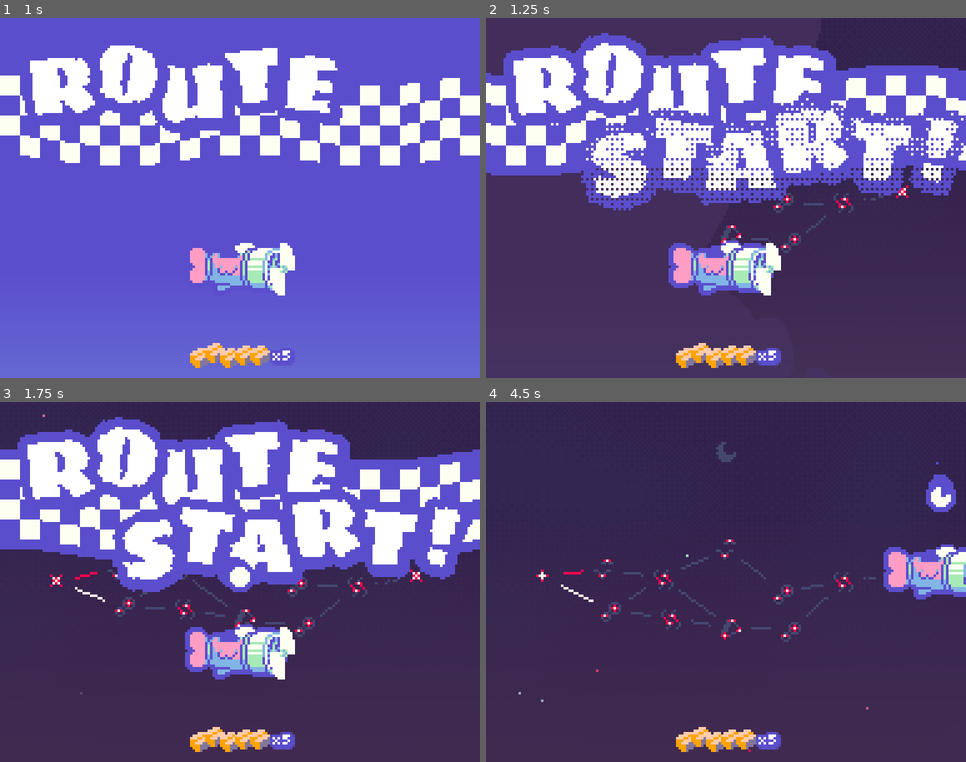
Above: before the commit, frames 1-4 (two rows, left to right).
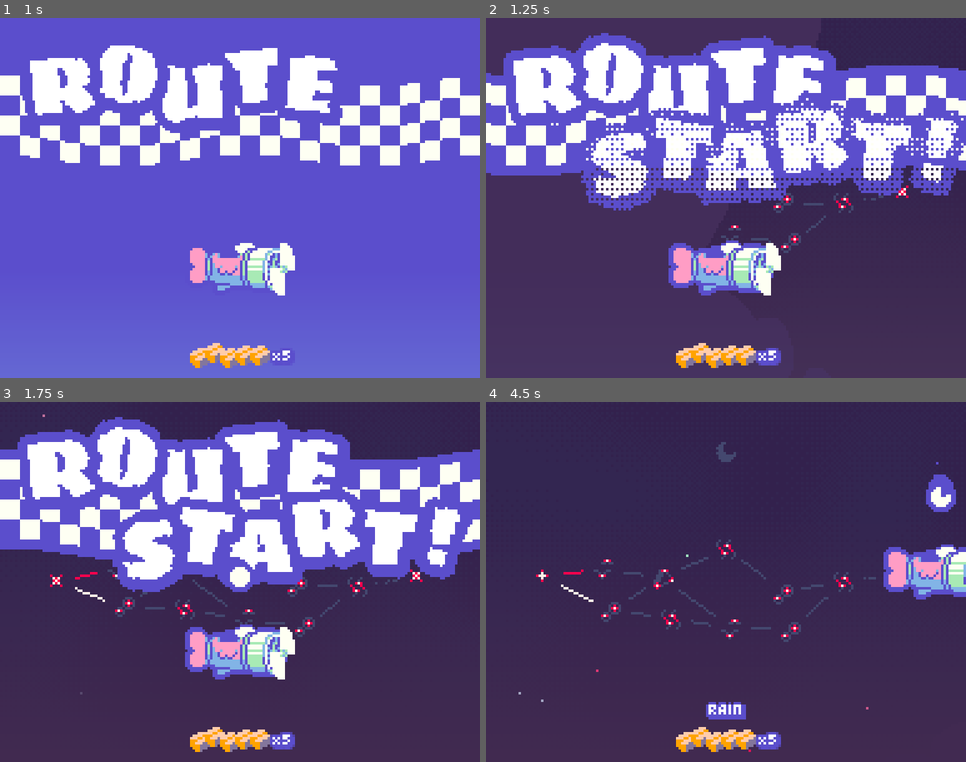
Above: after the commit, the same moments.

Repository: webcatzz/bjay
Game: Godot game, scene res://scenes/ui/title/title.tscn
Same seed, same stepped clock (60 frames per second), same inputs: the game is played once before the commit and once after it. Sound files missing from this copy of the repository are replaced by a short silence.
Inputs (mouse positions are in pixels of both pictures, inside the frame that each line leads up to):
- Up to frame 1 (1 s): click "Play" at 0.5 s
- Up to frame 2 (1.25 s): no input
- Up to frame 3 (1.75 s): tap Enter at 1.25 s; move the mouse to (345, 564) at 1.27 s; hold Right (move_right) from 1.28 s (still down); hold Z (dash) from 1.28 s (still down); click (345, 564) at 1.42 s
- Up to frame 4 (4.5 s): move the mouse to (630, 600) at 2.02 s; release Right (move_right) at 2.03 s; release Z (dash) at 2.03 s; hold Down (move_down) 2.03-2.78 s; tap Z (dash) at 2.1, 3.6 s; move the mouse to (774, 502) at 2.77 s; hold Right (move_right) 2.78-3.53 s; hold Z (dash) 2.78-3.53 s; move the mouse to (702, 654) at 3.52 s; hold Up (move_up) 3.53-4.28 s; click (702, 654) at 3.67 s; move the mouse to (870, 636) at 4.27 s; hold Left (move_left) from 4.28 s (still down); hold Z (dash) from 4.28 s (still down)

Frame 1 is identical in both runs. In frame 2, 0.1% of the frame differs, in the area x 48-54%, y 57-63%; in frame 3, 0.1%; in frame 4, 0.7%, in the area x 34-55%, y 38-89%.

Commit message:
rest stop

Diff:
--- /dev/null
+++ b/resources/place_type/rest.tres
@@ -0,0 +1,16 @@
+[gd_resource type="Resource" script_class="PlaceType" load_steps=5 format=3 uid="uid://cytn5y4kkohmb"]
+
+[ext_resource type="Texture2D" uid="uid://dd4oljy8xd4fm" path="res://assets/map_icons.png" id="1_5wdio"]
+[ext_resource type="PackedScene" uid="uid://i6o2r6r1iyi3" path="res://scenes/route/phases/rest/rest.tscn" id="2_5wdio"]
+[ext_resource type="Script" uid="uid://hetqo4unus61" path="res://resources/place_type/place_type.gd" id="3_j2vhp"]
+
+[sub_resource type="AtlasTexture" id="AtlasTexture_exnwf"]
+atlas = ExtResource("1_5wdio")
+region = Rect2(56, 0, 8, 8)
+
+[resource]
+script = ExtResource("3_j2vhp")
+name = "rest"
+icon = SubResource("AtlasTexture_exnwf")
+scene = ExtResource("2_5wdio")
+metadata/_custom_type_script = "uid://hetqo4unus61"
--- a/scenes/game.gd
+++ b/scenes/game.gd
@@ -4,16 +4,13 @@
 signal health_changed(by: int)
 signal place_changed
 
-const MAX_HEALTH: int = 1
-
 var inventory: Array[Item]
-var health: int = MAX_HEALTH : set = _set_health
+var max_health: int = 10
+var health: int = max_health : set = _set_health
 var place: Place : set = _set_place
 
-var delivered_items: Array[Item]
+var delivered_items: Dictionary[Place, Array]
 var data: Dictionary[String, Variant]
-
-@onready var music: AudioStreamPlayer = $Music
 
 
 # inventory
@@ -23,9 +20,14 @@
 	inventory_changed.emit()
 
 
-func remove_item(idx: int) -> void:
-	inventory.remove_at(idx)
+func remove_item(item: Item) -> void:
+	inventory.erase(item)
 	inventory_changed.emit()
+
+
+func deliver_item(item: Item) -> void:
+	delivered_items.get_or_add(item.destination, []).append(item)
+	remove_item(item)
 
 
 # health
@@ -41,15 +43,9 @@
 func _set_place(value: Place) -> void:
 	place = value
 	place_changed.emit()
-	if place == Map.destination:
-		get_tree().change_scene_to_file("res://scenes/ui/route_end/route_end.tscn")
-
-
-# music
-
-func play_music(stream: AudioStream) -> void:
-	music.stream = stream
-	music.play()
+	for item: Item in inventory:
+		if item.destination == place:
+			deliver_item(item)
 
 
 # pause
--- a/scenes/game.tscn
+++ b/scenes/game.tscn
@@ -33,5 +33,3 @@
 grow_vertical = 2
 theme_override_fonts/font = ExtResource("2_yqjtg")
 text = "(paused...)"
-
-[node name="Music" type="AudioStreamPlayer" parent="."]
--- a/scenes/map.gd
+++ b/scenes/map.gd
@@ -6,6 +6,7 @@
 	bird = 0.75,
 	glass = 0.75,
 	lightning = 0.25,
+	rest = 0.25,
 }
 
 var origin := Place.new()
--- a/scenes/route/parts/player.gd
+++ b/scenes/route/parts/player.gd
@@ -1,8 +1,6 @@
 extends CharacterBody2D
 
 enum State {MOVE, DASH_WINDUP, DASH, DEATH}
-
-const MAX_HEAT: float = 5.0
 
 var input: Vector2
 var direction: Vector2
@@ -91,9 +89,8 @@
 
 
 func parachute_item() -> void:
-	var idx: int = randi_range(0, Game.inventory.size() - 1)
-	var item: Item = Game.inventory[idx]
-	Game.remove_item(idx)
+	var item: Item = Game.inventory[randi_range(0, Game.inventory.size() - 1)]
+	Game.remove_item(item)
 
 	await get_tree().process_frame
 	var node := preload("res://scenes/route/parts/item_parachute.tscn").instantiate()
@@ -133,7 +130,7 @@
 
 
 func _on_health_changed(by: int) -> void:
-	var ratio: float = 1.0 - float(Game.health) / Game.MAX_HEALTH
+	var ratio: float = 1.0 - float(Game.health) / Game.max_health
 	$LowHealthParticles.amount_ratio = ratio
 	$LowHealthParticles.modulate.a = ratio
 
--- a/scenes/route/phases/phase.gd
+++ b/scenes/route/phases/phase.gd
@@ -2,6 +2,7 @@
 extends Node
 
 @export_color_no_alpha var wipe_color: Color = Palette.WHITE
+@export var hide_player: bool
 
 @onready var route: Route = get_tree().current_scene
 
--- /dev/null
+++ b/scenes/route/phases/rest/rest.gd
@@ -0,0 +1,7 @@
+extends Phase
+
+
+func _ready() -> void:
+	var repair: int = randi_range(2, 4)
+	Game.health += repair
+	$VBoxContainer/RepairAmount.text = "+%d hp" % repair
--- /dev/null
+++ b/scenes/route/phases/rest/rest.tscn
@@ -0,0 +1,70 @@
+[gd_scene load_steps=4 format=3 uid="uid://i6o2r6r1iyi3"]
+
+[ext_resource type="Script" uid="uid://biud4jdwudrk3" path="res://scenes/route/phases/rest/rest.gd" id="1_1wvij"]
+[ext_resource type="FontVariation" uid="uid://bncotpivm8rm0" path="res://assets/fonts/beetle.tres" id="2_6sn4l"]
+[ext_resource type="FontVariation" uid="uid://2dxcelrj36ss" path="res://assets/fonts/dandelion.tres" id="3_1wvij"]
+
+[node name="Rest" type="Node"]
+script = ExtResource("1_1wvij")
+wipe_color = Color(0, 0, 0, 1)
+hide_player = true
+metadata/_custom_type_script = "uid://cya5l21i60qn2"
+
+[node name="Background" type="ColorRect" parent="."]
+anchors_preset = 15
+anchor_right = 1.0
+anchor_bottom = 1.0
+grow_horizontal = 2
+grow_vertical = 2
+color = Color(0, 0, 0, 1)
+
+[node name="VBoxContainer" type="VBoxContainer" parent="."]
+anchors_preset = 8
+anchor_left = 0.5
+anchor_top = 0.5
+anchor_right = 0.5
+anchor_bottom = 0.5
+offset_left = -21.0
+offset_top = -3.0
+offset_right = 21.0
+offset_bottom = 3.0
+grow_horizontal = 2
+grow_vertical = 2
+theme_override_constants/separation = 2
+alignment = 1
+
+[node name="Label" type="Label" parent="VBoxContainer"]
+layout_mode = 2
+theme_override_fonts/font = ExtResource("2_6sn4l")
+text = "came upon a"
+horizontal_alignment = 1
+
+[node name="Title" type="Label" parent="VBoxContainer"]
+layout_mode = 2
+theme_override_fonts/font = ExtResource("3_1wvij")
+text = "rest stop"
+horizontal_alignment = 1
+
+[node name="Spacer" type="Control" parent="VBoxContainer"]
+custom_minimum_size = Vector2(0, 8)
+layout_mode = 2
+
+[node name="RepairLabel" type="Label" parent="VBoxContainer"]
+layout_mode = 2
+theme_override_fonts/font = ExtResource("2_6sn4l")
+text = "repaired your plane"
+horizontal_alignment = 1
+
+[node name="RepairAmount" type="Label" parent="VBoxContainer"]
+layout_mode = 2
+theme_override_colors/font_color = Color(0.658824, 0.917647, 0.709804, 1)
+theme_override_fonts/font = ExtResource("2_6sn4l")
+text = "+4 hp"
+horizontal_alignment = 1
+
+[node name="Timer" type="Timer" parent="."]
+wait_time = 4.0
+one_shot = true
+autostart = true
+
+[connection signal="timeout" from="Timer" to="." method="end"]
--- a/scenes/route/route.gd
+++ b/scenes/route/route.gd
@@ -9,6 +9,7 @@
 @export var first_phase: PackedScene = preload("res://scenes/route/phases/night/night_phase.tscn")
 
 var phase: Phase
+var next_phase: Phase
 
 @onready var player: Player = $Player
 @onready var wipe: Wipe = $Wipe
@@ -16,10 +17,11 @@
 
 
 func _ready() -> void:
+	Game.health = Game.max_health
 	Map.generate()
 	for i: int in 5:
 		var item := Item.new()
-		item.type = preload("res://resources/item_type/package.tres")
+		item.type = load("res://resources/item_type/package.tres")
 		item.destination = Map.destination
 		Game.add_item(item)
 
@@ -30,21 +32,28 @@
 
 
 func step(branch: int = 0 if Game.place.next_places.size() == 1 else -1) -> void:
-	await wipe_in()
-	phase.queue_free()
 	if branch == -1:
-		phase = preload("res://scenes/route/phases/night/night_phase.tscn").instantiate()
+		next_phase = preload("res://scenes/route/phases/night/night_phase.tscn").instantiate()
 	else:
 		Game.place = Game.place.next_places[branch]
-		phase = Game.place.type.scene.instantiate()
-	add_child(phase)
+		if Game.place == Map.destination:
+			await wipe_in(false)
+			get_tree().change_scene_to_file("res://scenes/ui/route_end/route_end.tscn")
+			return
+		next_phase = Game.place.type.scene.instantiate()
+	await wipe_in(not phase.hide_player and not next_phase.hide_player)
+	phase.queue_free()
+	add_child(next_phase)
+	phase = next_phase
+	next_phase = null
 	wipe_out()
 
 
 # wipe
 
-func wipe_in() -> void:
-	player.z_index = wipe.z_index
+func wipe_in(raise_player: bool = true) -> void:
+	if raise_player:
+		player.z_index = wipe.z_index
 	wipe.modulate = phase.wipe_color
 	await wipe.wipe_in()
 
--- a/scenes/ui/route_end/route_end.gd
+++ b/scenes/ui/route_end/route_end.gd
@@ -1,16 +1,22 @@
 extends Node
+
+const Stack = preload("res://scenes/route/parts/packages.gd")
 
 
 func _ready() -> void:
-	for item: Item in Game.inventory:
-		if item.destination == Game.place:
-			Game.delivered_items.append(item)
-	Game.inventory.clear()
+	fill_stack($UndeliveredItems, Game.inventory)
+	for place: Place in Game.delivered_items:
+		var stack := Stack.new()
+		stack.size_flags_vertical = Control.SIZE_SHRINK_CENTER
+		stack.spacing.y = -6.0
+		fill_stack(stack, Game.delivered_items[place])
+		$DeliveredItems.add_child(stack)
 
-	var stack: Control = $MailStack
+
+func fill_stack(stack: Stack, array: Array, delay: float = 0.0) -> void:
 	var tween := create_tween()
-	while not Game.delivered_items.is_empty():
-		tween.tween_callback(stack.item_types.append.bind(Game.delivered_items.pop_back().type))
+	for item: Item in array:
+		tween.tween_callback(stack.item_types.append.bind(item.type))
 		tween.tween_callback(stack.queue_redraw)
 		tween.tween_interval(0.1)
 
--- a/scenes/ui/route_end/route_end.tscn
+++ b/scenes/ui/route_end/route_end.tscn
@@ -16,9 +16,22 @@
 anchor_bottom = 1.0
 grow_horizontal = 2
 grow_vertical = 2
-color = Color(0, 0, 0, 1)
+color = Color(0.356863, 0.305882, 0.8, 1)
 
-[node name="MailStack" type="Control" parent="."]
+[node name="Bed" type="ColorRect" parent="."]
+anchors_preset = 8
+anchor_left = 0.5
+anchor_top = 0.5
+anchor_right = 0.5
+anchor_bottom = 0.5
+offset_left = -16.0
+offset_top = 8.0
+offset_right = 16.0
+offset_bottom = 32.0
+grow_horizontal = 2
+grow_vertical = 2
+
+[node name="UndeliveredItems" type="Control" parent="."]
 custom_minimum_size = Vector2(10, 10)
 layout_mode = 3
 anchors_preset = 8
@@ -26,14 +39,22 @@
 anchor_top = 0.5
 anchor_right = 0.5
 anchor_bottom = 0.5
-offset_left = -5.0
-offset_top = -5.0
-offset_right = 5.0
-offset_bottom = 5.0
+offset_left = -43.0
+offset_top = 22.0
+offset_right = -33.0
+offset_bottom = 32.0
 grow_horizontal = 2
 grow_vertical = 2
 script = ExtResource("2_vdxtl")
 spacing = Vector2(0, -6)
+
+[node name="DeliveredItems" type="HBoxContainer" parent="."]
+anchors_preset = -1
+anchor_right = 1.0
+anchor_bottom = 0.5
+grow_horizontal = 2
+grow_vertical = 2
+alignment = 1
 
 [node name="Intro" type="AudioStreamPlayer" parent="."]
 stream = ExtResource("3_vdxtl")
--- a/scenes/ui/title/title.tscn
+++ b/scenes/ui/title/title.tscn
@@ -53,6 +53,45 @@
 layout_mode = 2
 text = "Quit"
 
+[node name="Config" type="PanelContainer" parent="Margins"]
+visible = false
+layout_mode = 2
+
+[node name="Grid" type="GridContainer" parent="Margins/Config"]
+layout_mode = 2
+columns = 2
+
+[node name="VolumeLabel" type="Label" parent="Margins/Config/Grid"]
+layout_mode = 2
+text = "Master volume"
+
+[node name="VolumeSlider" type="HSlider" parent="Margins/Config/Grid"]
+layout_mode = 2
+size_flags_horizontal = 3
+
+[node name="MusicLabel" type="Label" parent="Margins/Config/Grid"]
+layout_mode = 2
+text = "Music volume"
+
+[node name="MusicSlider" type="HSlider" parent="Margins/Config/Grid"]
+layout_mode = 2
+size_flags_horizontal = 3
+
+[node name="SFXLabel" type="Label" parent="Margins/Config/Grid"]
+layout_mode = 2
+text = "SFX volume"
+
+[node name="SFXSlider" type="HSlider" parent="Margins/Config/Grid"]
+layout_mode = 2
+size_flags_horizontal = 3
+
+[node name="OnehitLabel" type="Label" parent="Margins/Config/Grid"]
+layout_mode = 2
+text = "Dipshit mode"
+
+[node name="OnehitCheckbox" type="CheckBox" parent="Margins/Config/Grid"]
+layout_mode = 2
+
 [node name="Music" type="AudioStreamPlayer" parent="."]
 stream = ExtResource("3_01j4y")
 autoplay = true
Binary file changed: assets/map_icons.png
Not shown, added: scenes/route/phases/rest/rest.gd.uid
